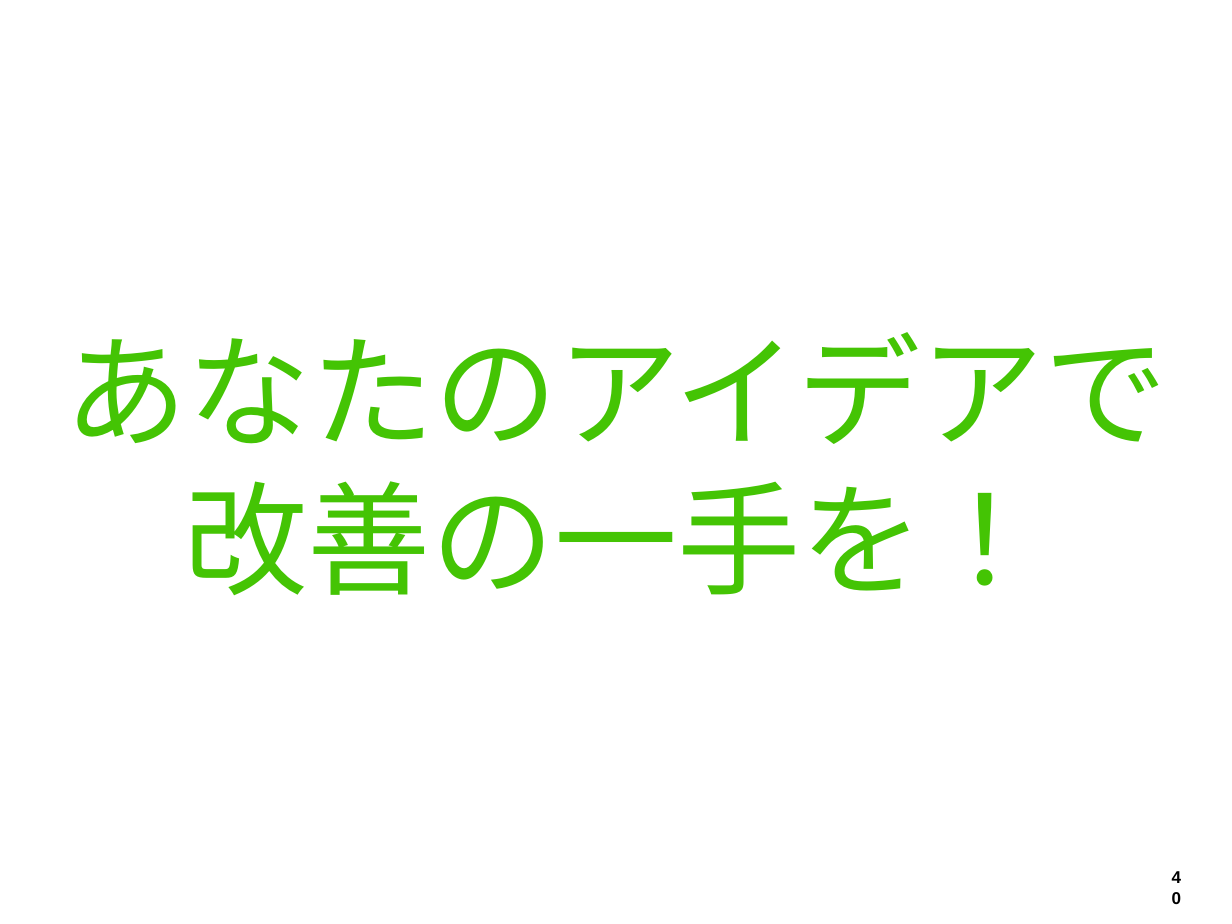
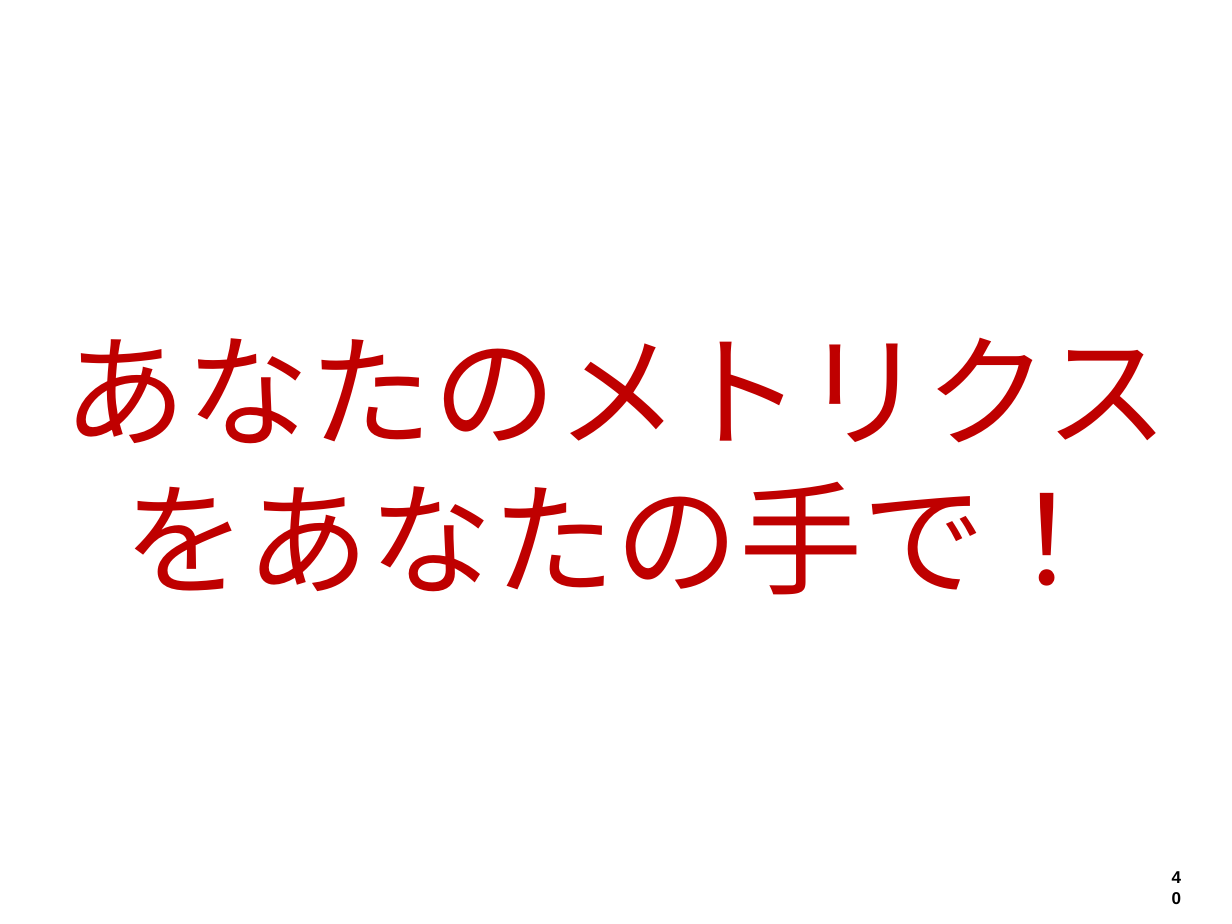
Before and after one commit to hageyahhoo/RSGT2018, a slide deck: slide 40 of MetricsWorkshop.pptx. Drawn at 1232x924 pixels with LibreOffice and Linux fonts; fonts in the diff are those of the drawing. Boxes give left, top, right and bottom in pixels: in the first picture for what was removed or moved away, otherwise in the second. Text is boxed around its words. In the diff, an @@ line names an element or a change of style, - is before the commit and + after.

```diff
--- a/MetricsWorkshop.pptx
+++ b/MetricsWorkshop.pptx
@@ text at box(63, 337, 1168, 595): text changed; text colour #44C404 to #BF0000 @@
-あなたのアイデアで
-改善の一手を！
+あなたのメトリクスをあなたの手で！
```
Also in this commit, not shown: 34 other slides changed.
